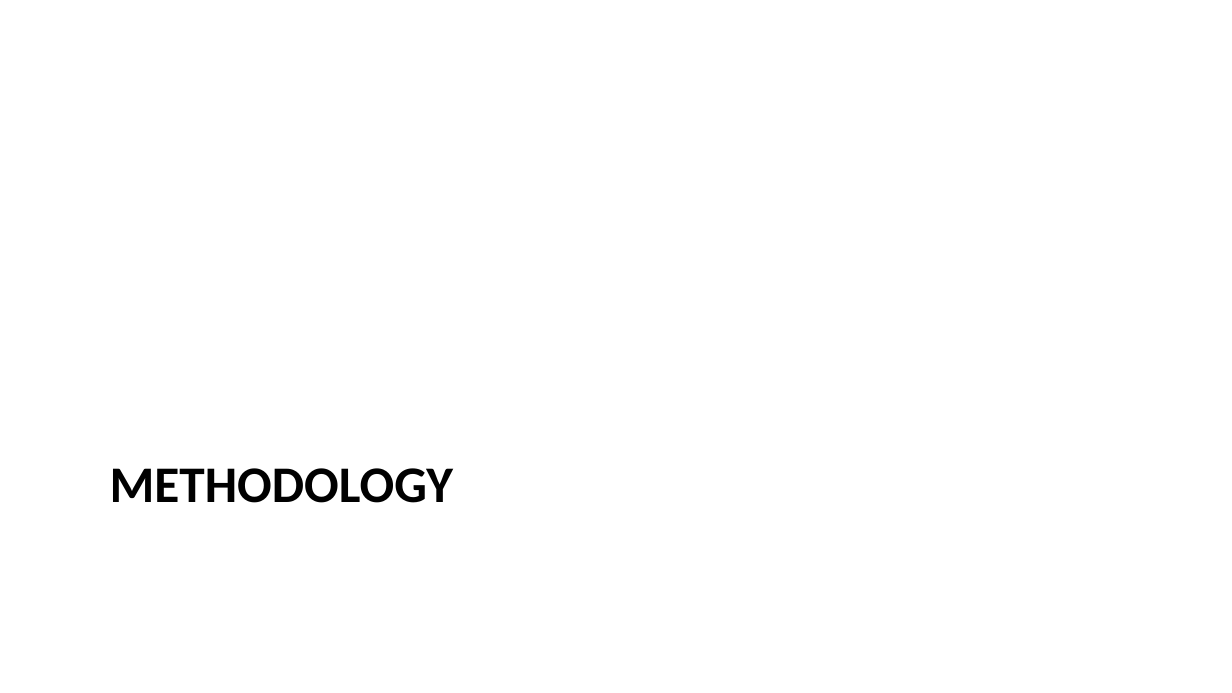
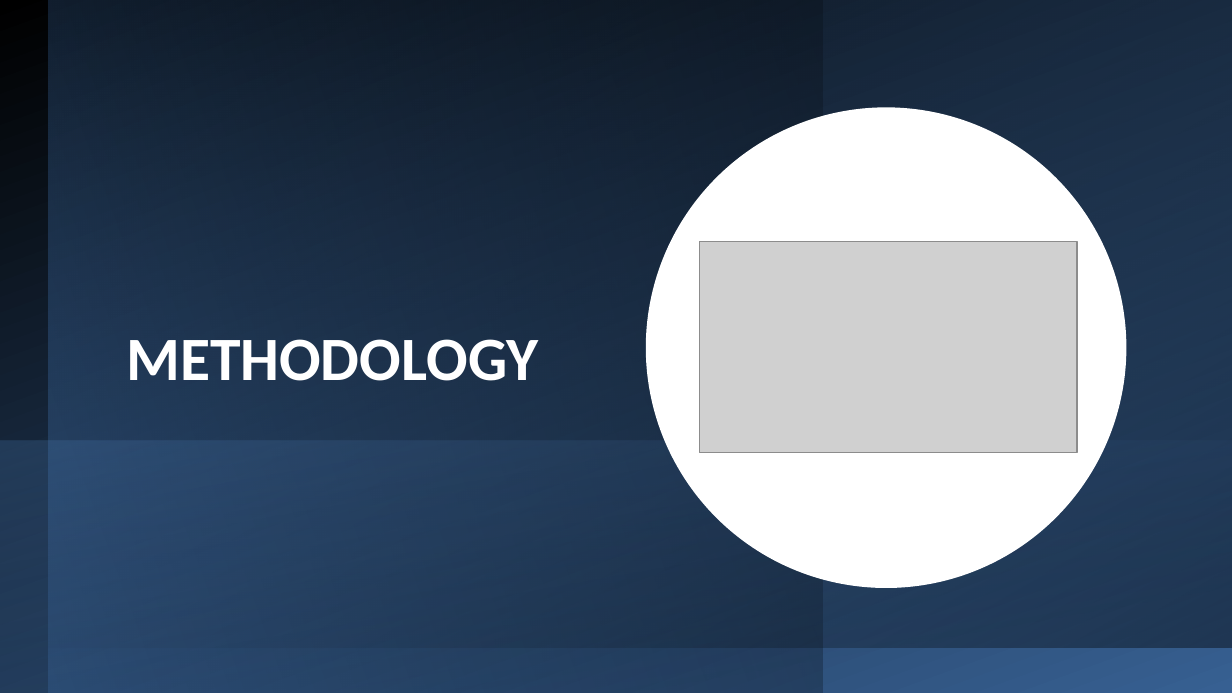
Before and after one commit to ClassOrg-Data-Sci-2024/Computational-mapping-of-NURSE-vowels-in-NE, a slide deck: slide 5 of Presentation.pptx (slide 6 before the commit). Drawn at 1232x693 pixels with LibreOffice and Linux fonts; fonts in the diff are those of the drawing; grey boxes stand for pictures. Boxes give left, top, right and bottom in pixels: in the first picture for what was removed or moved away, otherwise in the second. Text is boxed around its words. In the diff, an @@ line names an element or a change of style, - is before the commit and + after.

```diff
--- a/Presentation.pptx
+++ b/Presentation.pptx
@@ rectangle added at (x1=0, y1=0, x2=1232, y2=692), fill gradient #000000 to #376092 @@
@@ rectangle added at (x1=48, y1=0, x2=822, y2=692), fill gradient #376092 to #000000 @@
@@ rectangle added at (x1=48, y1=0, x2=1232, y2=648), fill gradient #4F81BD to #000000 @@
@@ title "METHODOLOGY" moved from (x1=110, y1=468, x2=453, y2=503) to (x1=126, y1=339, x2=538, y2=381) @@
@@ title "METHODOLOGY" at (x1=126, y1=339, x2=538, y2=381): size 30 to 36 pt, text colour #000000 to #FFFFFF; line spacing 1 to 0.9; vertical alignment top to bottom @@
@@ ellipse added at (x1=646, y1=107, x2=1126, y2=588), fill #FFFFFF @@
@@ picture added at (x1=700, y1=241, x2=1078, y2=453) @@
@@ rectangle added at (x1=0, y1=440, x2=1231, y2=693), fill gradient #4F81BD to #254061 @@
```
Also in this commit, not shown: 22 other slides changed, 1 slide added, 6 slides removed.
